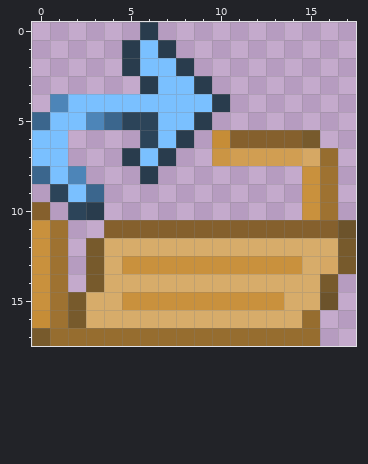
One commit to this pixel-art sprite: Diplom/Resources/OpenIcon.png. Above is the file before it was changed.
The file is 18x18 pixels. Colours within 5 levels of each other are drawn and written as one.
Now the later version:
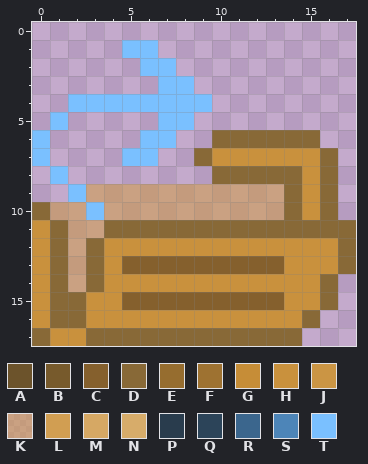
Palette (. is transparent): A #6c532b  B #775a2c  C #85602d  D #886937  E #966d2f  F #9e7231  G #c68d37  H #c9913d  J #cb9544  K #ce9a4b93  L #d19e52  M #d6a864  N #d7ac6a  P #293c4d  Q #2c4459  R #3b668d  S #4d85b8  T #7ac0ff
Edits made:
Changed rows in their new state; - is an unchanged pixel.
first column x 0:
 0 ------.-----------
 1 -----T-.----------
 2 -----.--.---------
 3 ------.--.--------
 4 -.--------.-------
 5 .-.....--.--------
 6 -.----T-.-DDDDDD--
 7 -.---T-.-DHHHHHHD-
 8 .-.---.---DDDDD-D-
 9 -.-KKKKKKKKKKKD-D-
10 DKKTKKKKKKKKKKD-D-
11 -DKKDDDDDDDDDDDDDD
12 -DKDHHHHHHHHHHHHHD
13 -DKDHCCCCCCCCC-HHD
14 -DKDHHHHHHHHHHHHD-
15 -DDHHCCCCCCCCCHHD-
16 HDDHHHHHHHHHHHHD--
17 DHHDDDDDDDDDDDD.--
Boxes around the changes in both pictures, in picture pixels (x1, y1, x2, y2):
changed: (32, 22, 356, 346)
